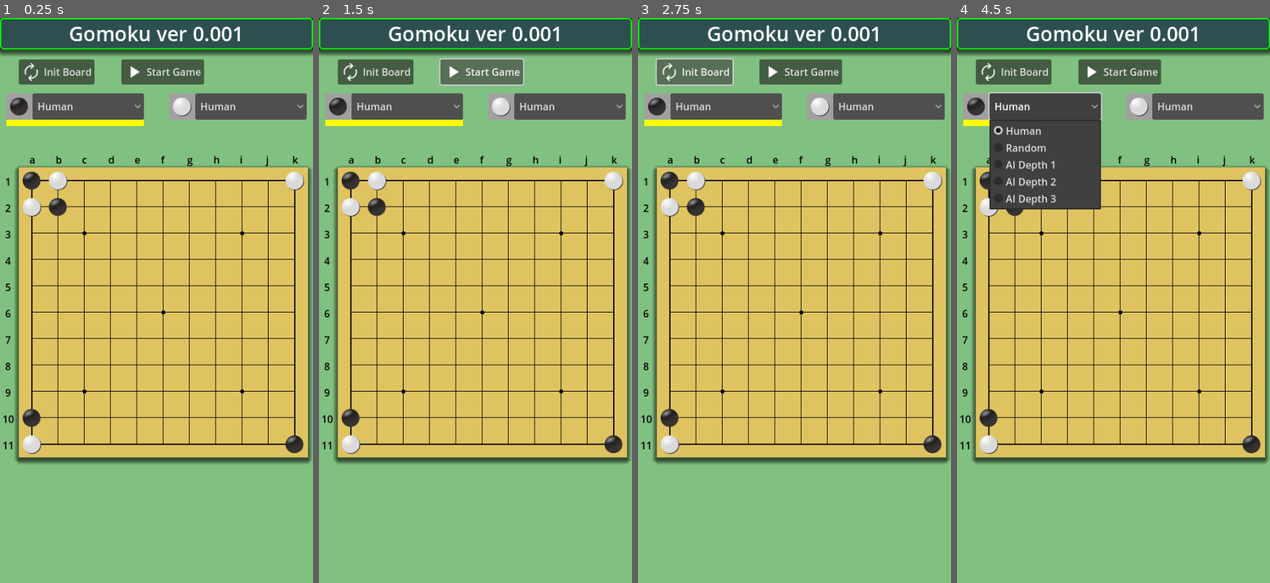
Above: before the commit, frames 1-4 (left to right).
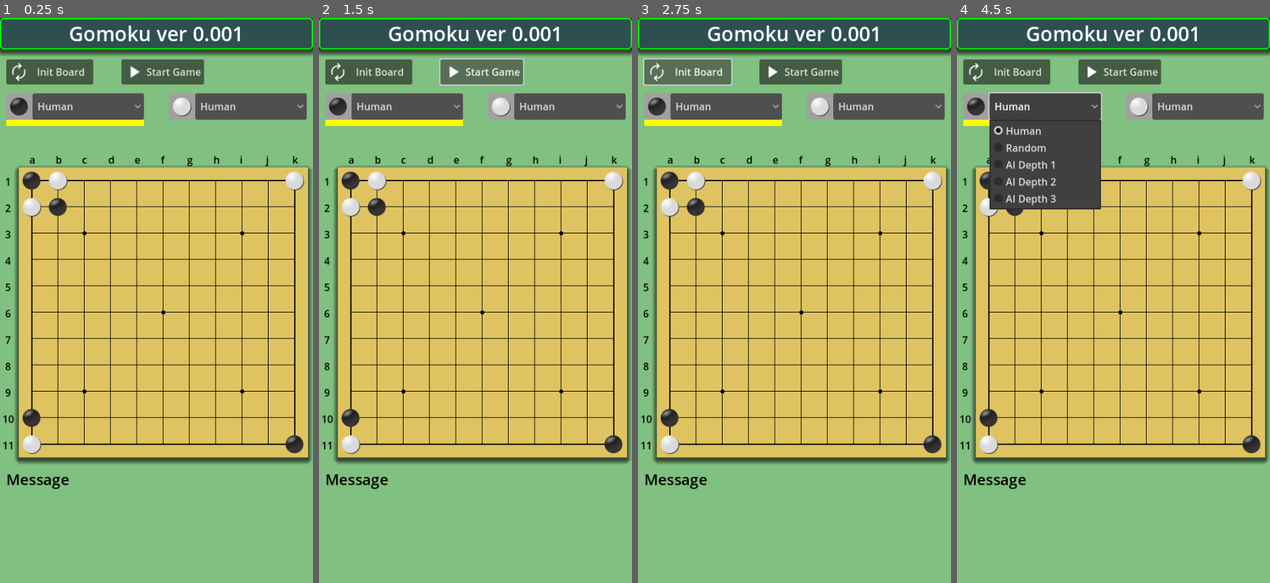
Above: after the commit, the same moments.

Repository: vivisuke/Gomoku
Game: Godot game, scene res://main_scene.tscn
Same seed, same stepped clock (60 frames per second), same inputs: the game is played once before the commit and once after it.
Inputs:
- Up to frame 1 (0.25 s): no input
- Up to frame 2 (1.5 s): click "Start Game" at 0.5 s; click "Start Game" at 1.25 s
- Up to frame 3 (2.75 s): click "Init Board" at 2 s
- Up to frame 4 (4.5 s): click "Human" at 2.75 s; click "Init Board" at 3.5 s; click "Human" at 4.25 s

The runs differ from the first frame. In frame 1, 0.6% of the frame differs, in the area x 2-31%, y 7-84%; in frame 2, 0.6%; in frame 3, 0.7%, in the area x 1-31%, y 7-84%; in frame 4, 0.6%.

Commit message:
0013 ◎ C 09/01 09/02 0.001│ToDo│メッセージラベル設置

Diff:
--- a/Gomoku/main_scene.tscn
+++ b/Gomoku/main_scene.tscn
@@ -46,7 +46,7 @@
 vertical_alignment = 1
 
 [node name="InitButton" type="Button" parent="."]
-offset_left = 30.0
+offset_left = 10.0
 offset_top = 66.0
 offset_right = 149.0
 offset_bottom = 106.0
@@ -61,19 +61,6 @@
 text = "Start Game
 "
 icon = ExtResource("3_g71hd")
-
-[node name="Board" type="ColorRect" parent="."]
-offset_left = 30.0
-offset_top = 238.0
-offset_right = 492.0
-offset_bottom = 700.0
-color = Color(0.87451, 0.764706, 0.376471, 1)
-script = ExtResource("1_bcx5t")
-
-[node name="TileMap" type="TileMap" parent="Board"]
-tile_set = SubResource("TileSet_bfes6")
-format = 2
-layer_0/tile_data = PackedInt32Array(0, 0, 0, 65536, 1, 0, 1, 1, 0, 65537, 0, 0, 655360, 1, 0, 589824, 0, 0, 655370, 0, 0, 10, 1, 0)
 
 [node name="BlackPlayer" type="ColorRect" parent="."]
 offset_left = 10.0
@@ -149,3 +136,25 @@
 offset_right = 220.0
 offset_bottom = 52.0
 color = Color(1, 1, 0, 1)
+
+[node name="Board" type="ColorRect" parent="."]
+offset_left = 30.0
+offset_top = 238.0
+offset_right = 492.0
+offset_bottom = 700.0
+color = Color(0.87451, 0.764706, 0.376471, 1)
+script = ExtResource("1_bcx5t")
+
+[node name="TileMap" type="TileMap" parent="Board"]
+tile_set = SubResource("TileSet_bfes6")
+format = 2
+layer_0/tile_data = PackedInt32Array(0, 0, 0, 65536, 1, 0, 1, 1, 0, 65537, 0, 0, 655360, 1, 0, 589824, 0, 0, 655370, 0, 0, 10, 1, 0)
+
+[node name="MessLabel" type="Label" parent="."]
+offset_left = 10.0
+offset_top = 718.0
+offset_right = 97.0
+offset_bottom = 744.0
+theme_override_colors/font_color = Color(0, 0, 0, 1)
+theme_override_font_sizes/font_size = 24
+text = "Message"
Not shown, changed: Gomoku.spr
